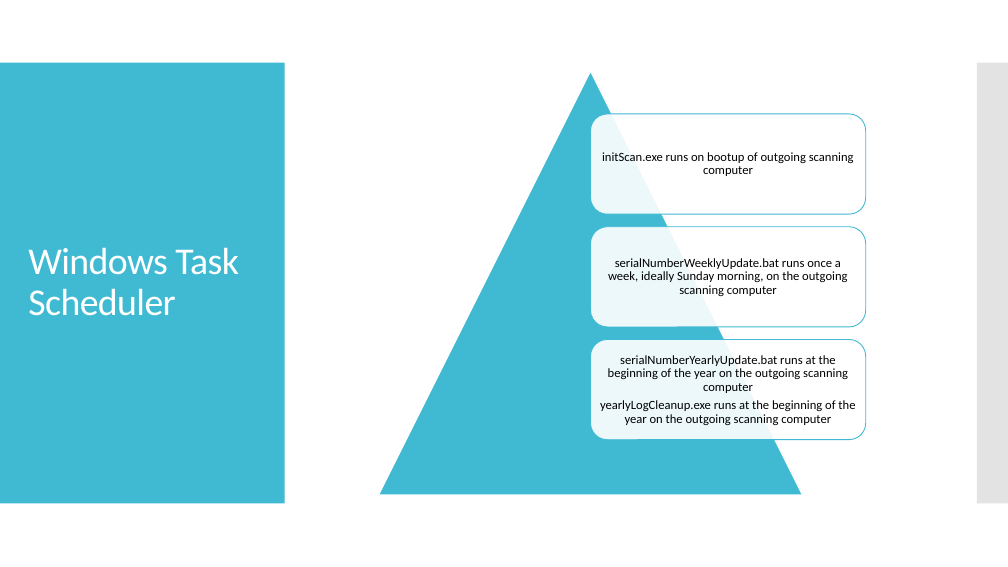
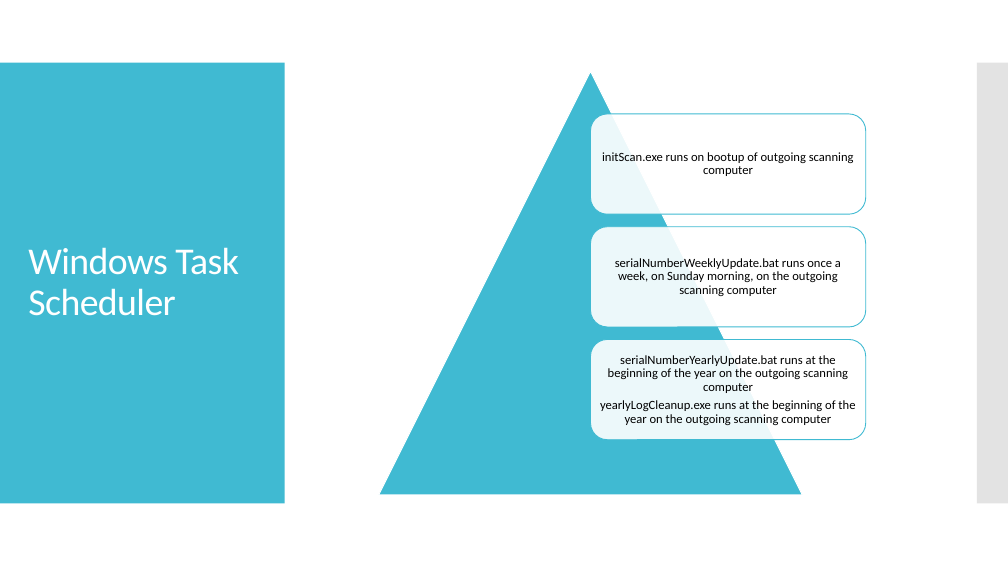
Before and after one commit to pixustechnologies/labelSerialNumberProject, a slide deck: slide 15 of LabelSerialNumberOverview.pptx (slide 13 before the commit). Drawn at 1008x567 pixels with LibreOffice and Linux fonts; fonts in the diff are those of the drawing. Boxes give left, top, right and bottom in pixels: in the first picture for what was removed or moved away, otherwise in the second. Text is boxed around its words. In the diff, an @@ line names an element or a change of style, - is before the commit and + after.

Commit message:
Updated Docs + Installs, Fixed Parameters Updated the Doc, and PPT Included Task Scheduler files into \installs Fixed issue with spacing in the submitted parameters

```diff
--- a/LabelSerialNumberOverview.pptx
+++ b/LabelSerialNumberOverview.pptx
@@ text at (615, 258, 841, 296): text changed @@
-serialNumberWeeklyUpdate.bat runs once a week, ideally Sunday morning, on the outgoing scanning computer
+serialNumberWeeklyUpdate.bat runs once a week, on Sunday morning, on the outgoing scanning computer
```
Also in this commit, not shown: 5 other slides changed, 4 slides added, 13 other files.
